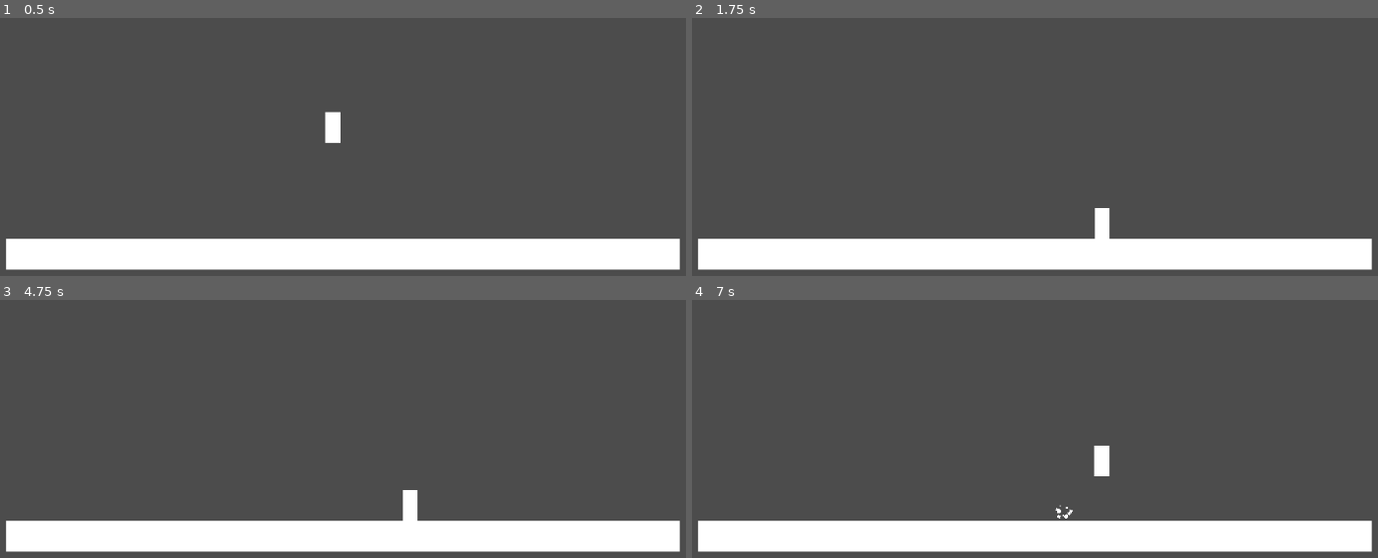
Above: before the commit, frames 1-4 (two rows, left to right).
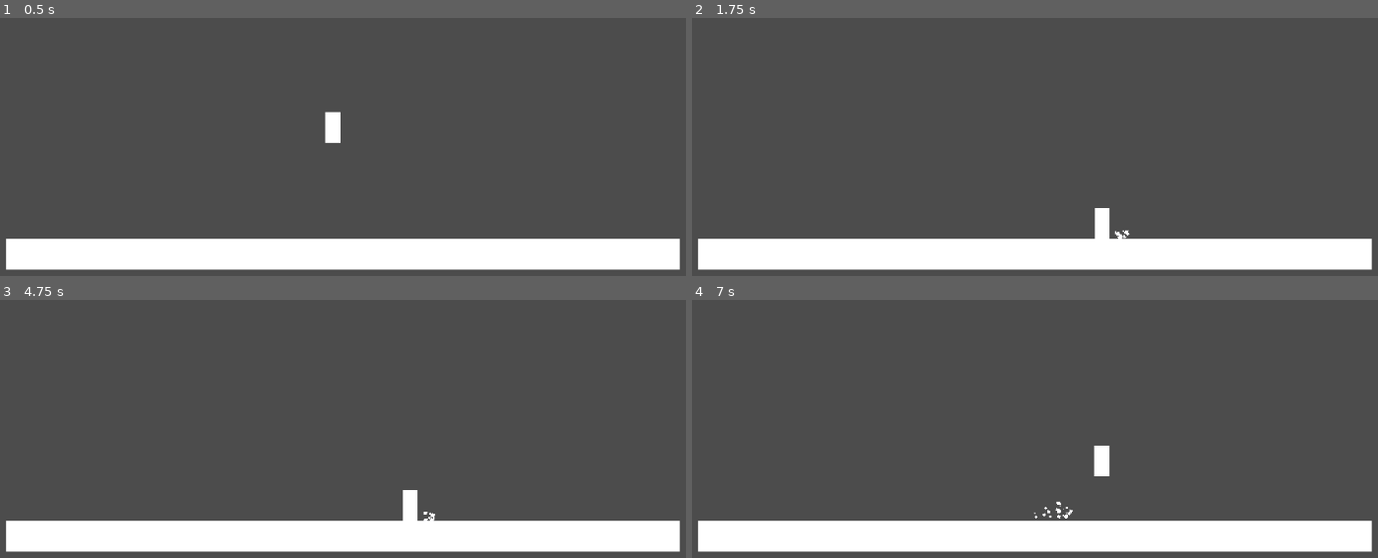
Above: after the commit, the same moments.

Repository: Heenwee/godot_plattforming
Game: Godot game, scene res://scenes/test_scene.tscn
Two runs of this game, one before a commit and one after it. Both use one fixed random seed, a clock stepped at 60 frames per second and the inputs below.
Inputs:
- Up to frame 1 (0.5 s): no input
- Up to frame 2 (1.75 s): hold D (right) 0.53-1.28 s; tap W (jump) at 0.6, 0.77, 1.07, 1.35, 1.52 s; hold A (left) from 1.28 s (still down)
- Up to frame 3 (4.75 s): tap W (jump) at 1.82, 2.1, 2.85, 3.02, 3.32, 3.6, 3.77, 4.07, 4.35, 4.52 s; release A (left) at 2.03 s; hold D (right) 2.03-3.53 s; hold A (left) from 3.53 s (still down)
- Up to frame 4 (7 s): tap W (jump) at 4.82, 5.1, 5.85, 6.02, 6.32, 6.6, 6.77 s; release A (left) at 5.78 s; hold D (right) from 5.78 s (still down)

Frame 1 is identical in both runs. In frame 2, less than 0.1% of the frame differs, in the area x 61-64%, y 82-86%; in frame 3, less than 0.1%; in frame 4, less than 0.1%.

Commit message:
particles on land

Diff:
--- /dev/null
+++ b/scenes/land_particles.tscn
@@ -0,0 +1,31 @@
+[gd_scene load_steps=3 format=2]
+
+[ext_resource path="res://scripts/delete_particle.gd" type="Script" id=1]
+
+[sub_resource type="Curve" id=1]
+_data = [ Vector2( 0, 1 ), 0.0, 0.0, 0, 0, Vector2( 1, 0 ), -2.81343, 0.0, 0, 0 ]
+
+[node name="land_particles" type="CPUParticles2D"]
+emitting = false
+amount = 15
+one_shot = true
+explosiveness = 1.0
+randomness = 1.0
+lifetime_randomness = 1.0
+emission_shape = 2
+emission_rect_extents = Vector2( 5, 1 )
+direction = Vector2( 0, -1 )
+spread = 70.0
+initial_velocity = 100.0
+initial_velocity_random = 0.95
+angular_velocity = 180.0
+angular_velocity_random = 1.0
+angle = 360.0
+angle_random = 1.0
+scale_amount = 5.0
+scale_amount_random = 1.0
+scale_amount_curve = SubResource( 1 )
+script = ExtResource( 1 )
+__meta__ = {
+"_editor_description_": ""
+}
--- a/scripts/PlayerController.gd
+++ b/scripts/PlayerController.gd
@@ -19,7 +19,7 @@
 onready var cam = find_node("Camera2D")
 
 var jump_effect_scene = load("res://scenes/jump_particles.tscn")
-var jump_effect = jump_effect_scene.instance()
+var land_effect_scene = load("res://scenes/land_particles.tscn")
 
 func jump(delta):
 	if Input.is_action_just_pressed("jump"):
@@ -29,8 +29,8 @@
 		if jump:
 			velocity.y = -sqrt(jump_height * -2 * gravity.y)
 			var jump_effect = jump_effect_scene.instance()
+			jump_effect.position = position + Vector2(0, 20)
 			get_parent().add_child(jump_effect)
-			jump_effect.position = position + Vector2(0, 20)
 
 	# jump buffer bs idfk i wrote this like a year ago but in c#
 	if jump:
@@ -39,19 +39,25 @@
 		jump = false
 
 func _process(delta):
-	#print(velocity)
 	input.x = Input.get_action_raw_strength("right") - Input.get_action_raw_strength("left")
 
 	jump(delta)
 
 func collision():
+	if get_slide_count() > 0 and !is_grounded:
+		# land
+		print("just landed")
+		var land_effect = land_effect_scene.instance()
+		land_effect.position = position + Vector2(0, 20)
+		get_parent().add_child(land_effect)
+
 	is_grounded = get_slide_count() > 0
 	match is_grounded:
 		true:
 			if !jump:
 				velocity.y = 1
 		false:
-			pass #im gonna add shit here at some point lmao
+			pass # im gonna add shit here at some point lmao
 
 func clamping():
 	# make sure the player stops speeding up when max speed is reached
--- a/scripts/delete_particle.gd
+++ b/scripts/delete_particle.gd
@@ -1,4 +1,6 @@
 extends CPUParticles2D
+
+export var destroy_time : float = 2.0
 
 func _ready():
 	if one_shot:
